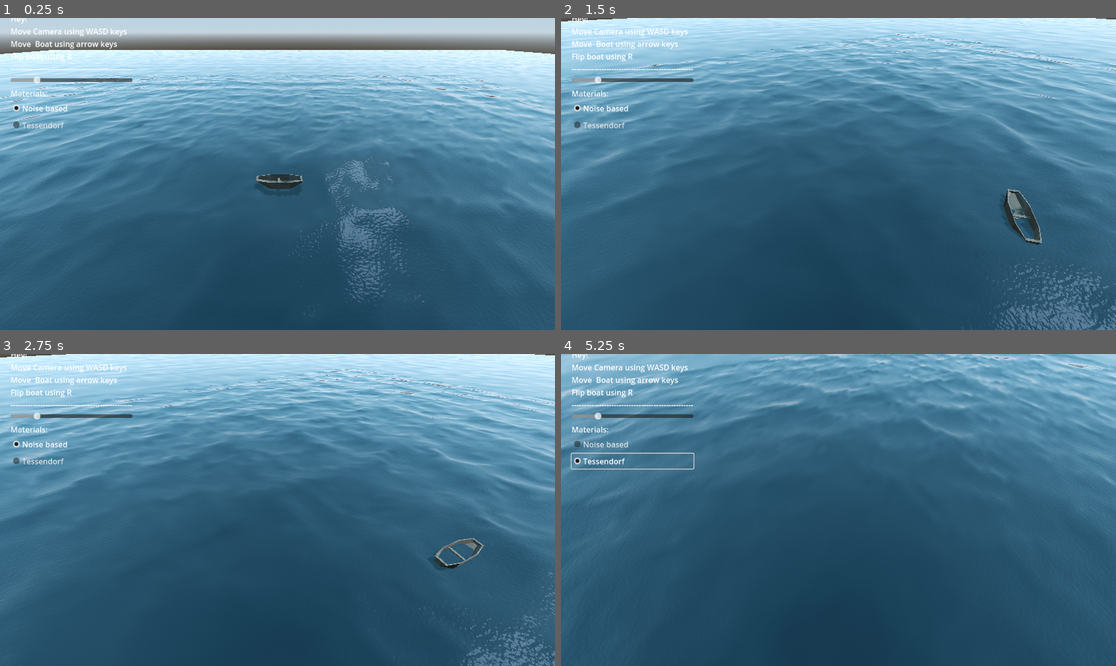
Above: before the commit, frames 1-4 (two rows, left to right).
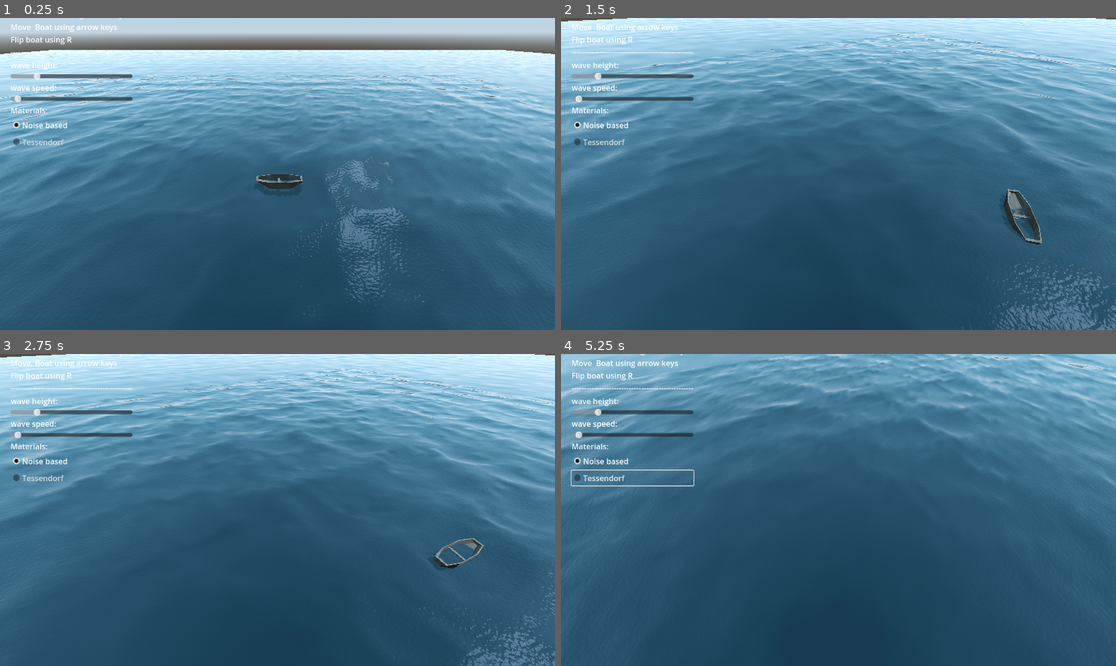
Above: after the commit, the same moments.

Repository: D0V4HKIIN/cs-341-computer-graphics-project
Game: Godot game, scene res://Main.tscn
The game is run twice, just before and just after one commit, with the same random seed, the same clock (stepped at 60 frames per second) and the same inputs.
Inputs (mouse positions are in pixels of both pictures, inside the frame that each line leads up to):
- Up to frame 1 (0.25 s): no input
- Up to frame 2 (1.5 s): move the mouse to (960, 158) at 0.52 s; press the mouse at (960, 158) at 0.53 s; hold Right (boat_right) 0.53-1.28 s; move the mouse to (727, 189) at 1.27 s; release the mouse at (727, 189) at 1.28 s; hold Down (boat_back) from 1.28 s (still down); click (727, 189) at 1.35 s
- Up to frame 3 (2.75 s): move the mouse to (333, 441) at 2.02 s; release Down (boat_back) at 2.03 s; press the mouse at (333, 441) at 2.03 s; hold Right (boat_right) from 2.03 s (still down)
- Up to frame 4 (5.25 s): move the mouse to (810, 572) at 2.77 s; release Right (boat_right) at 2.78 s; release the mouse at (810, 572) at 2.78 s; hold Up (boat_forward) 2.78-3.53 s; click (810, 572) at 2.85 s; move the mouse to (1005, 556) at 3.52 s; press the mouse at (1005, 556) at 3.53 s; hold Left (boat_left) 3.53-5.03 s; move the mouse to (672, 463) at 4.27 s; release the mouse at (672, 463) at 4.28 s; click (672, 463) at 4.35 s; move the mouse to (866, 510) at 5.02 s; press the mouse at (866, 510) at 5.03 s; hold Down (boat_back) from 5.03 s (still down)

The runs differ from the first frame. In frame 1, 2.0% of the frame differs, in the area x 1-24%, y 0-41%; in frame 2, 2.2%; in frame 3, 2.2%; in frame 4, 2.7%, in the area x 1-25%, y 0-43%.

Commit message:
water speed

Diff:
--- a/seas-341_captain_hooks_black_pearl/Boat.gd
+++ b/seas-341_captain_hooks_black_pearl/Boat.gd
@@ -43,8 +43,8 @@
 	# buoyancy approximation
 	submerged = false
 	for floater in floaters:
-		var floater_tex_position = Vector2(floater.global_position.x, floater.global_position.z) / 2  + Vector2.ONE * ocean.cpu_time * 0.05 + boat_position_in_water;
-		var depth = ocean.get_water_height(floater_tex_position) - floater.global_position.y
+
+		var depth = ocean.get_water_height(floater.global_position) - floater.global_position.y
 		if depth > 0:
 			submerged = true
 			apply_force(Vector3.UP * float_force * gravity * sqrt(depth), floater.global_position - global_position)
--- a/seas-341_captain_hooks_black_pearl/Ocean.gd
+++ b/seas-341_captain_hooks_black_pearl/Ocean.gd
@@ -10,6 +10,8 @@
 # Random
 var rng = RandomNumberGenerator.new();
 var random_number_xi;
+
+var material : Material;
 
 func getWater():
 	return get_tree().get_nodes_in_group("Water");
@@ -36,22 +38,30 @@
 
 		waterInstance.add_to_group("Water"); # to get the water meshes in the ui
 
+
+	material = get_tree().get_first_node_in_group("Water").get_active_material(0);
+
+
 # Water shader varialbes
 var water_noise : NoiseTexture2D;
 var noise : Image
 var height_scale = 1;
+var wave_speed = 1;
 var noise_frequency = 1;
 
 func update_variables():
 	print("updating variables");
 	var tree = get_tree();
-	var material = tree.get_first_node_in_group("Water").get_active_material(0);
+	material = tree.get_first_node_in_group("Water").get_active_material(0);
 
 	# noise_frequency
 	noise_frequency = material.get("shader_parameter/noise_frequency");
 
 	# height_scale
 	height_scale = material.get("shader_parameter/height_scale");
+
+	# wave speed
+	wave_speed = material.get("shader_parameter/wave_speed");
 
 	# noise texture
 	water_noise = material.get("shader_parameter/noise");
@@ -97,6 +107,8 @@
 
 
 func get_water_height(pos):
+	var boat_position_in_water = material.get("shader_parameter/water_displacement");
+	var floater_tex_position = Vector2(pos.x, pos.z) / 2  + Vector2.ONE * cpu_time * wave_speed + boat_position_in_water;
 	if(noise == null):
 		return 0;
-	return noise_height(pos, cpu_time);
+	return noise_height(floater_tex_position, cpu_time);
--- a/seas-341_captain_hooks_black_pearl/settings2.gd
+++ b/seas-341_captain_hooks_black_pearl/settings2.gd
@@ -7,9 +7,15 @@
 @onready var noise_button = $MarginContainer/VBoxContainer/noise_button;
 @onready var tessendorf_button = $MarginContainer/VBoxContainer/tessendorf_button;
 
-func _on_h_slider_value_changed(value):
+func change_wave_height(value):
 	for water in get_tree().get_nodes_in_group("Water"):
 		water.get_active_material(0).set("shader_parameter/height_scale", value);
+	ocean.update_variables();
+
+func change_wave_speed(value):
+	print(value)
+	for water in get_tree().get_nodes_in_group("Water"):
+		water.get_active_material(0).set("shader_parameter/wave_speed", value);
 	ocean.update_variables();
 
 
--- a/seas-341_captain_hooks_black_pearl/settings2.tscn
+++ b/seas-341_captain_hooks_black_pearl/settings2.tscn
@@ -45,15 +45,26 @@
 Flip boat using R
 -------------------------------------------------"
 
-[node name="HSlider" type="HSlider" parent="MarginContainer/VBoxContainer"]
+[node name="wave height label" type="Label" parent="MarginContainer/VBoxContainer"]
+layout_mode = 2
+text = "wave height:
+"
+
+[node name="wave_height slider" type="HSlider" parent="MarginContainer/VBoxContainer"]
 layout_mode = 2
 max_value = 10.0
 step = 0.5
 value = 2.0
 
-[node name="MarginContainer" type="MarginContainer" parent="MarginContainer/VBoxContainer"]
+[node name="wave speed label" type="Label" parent="MarginContainer/VBoxContainer"]
 layout_mode = 2
-size_flags_stretch_ratio = 5.0
+text = "wave speed:"
+
+[node name="wave speed slider" type="HSlider" parent="MarginContainer/VBoxContainer"]
+layout_mode = 2
+max_value = 3.0
+step = 0.05
+value = 0.1
 
 [node name="Label2" type="Label" parent="MarginContainer/VBoxContainer"]
 layout_mode = 2
@@ -71,6 +82,7 @@
 button_group = ExtResource("2_xv8cx")
 text = "Tessendorf"
 
-[connection signal="value_changed" from="MarginContainer/VBoxContainer/HSlider" to="." method="_on_h_slider_value_changed"]
+[connection signal="value_changed" from="MarginContainer/VBoxContainer/wave_height slider" to="." method="change_wave_height"]
+[connection signal="value_changed" from="MarginContainer/VBoxContainer/wave speed slider" to="." method="change_wave_speed"]
 [connection signal="pressed" from="MarginContainer/VBoxContainer/noise_button" to="." method="_noise_pressed"]
 [connection signal="pressed" from="MarginContainer/VBoxContainer/tessendorf_button" to="." method="_tessendorf_pressed"]
--- a/seas-341_captain_hooks_black_pearl/water_noise_based.gdshader
+++ b/seas-341_captain_hooks_black_pearl/water_noise_based.gdshader
@@ -7,6 +7,7 @@
 // variables that affect the water
 uniform float height_scale;
 uniform float noise_frequency;
+uniform float wave_speed;
 
 uniform sampler2D noise;
 uniform sampler2D normalmap;
@@ -34,7 +35,7 @@
 
 void vertex() {
 	vec3 world_pos = (MODEL_MATRIX * vec4(VERTEX, 1.0)).xyz;
-	tex_position = world_pos.xz / 2.0 + cpu_time * 0.05 + water_displacement;
+	tex_position = world_pos.xz / 2.0 + cpu_time * wave_speed + water_displacement;
 
 	vertex_distance = distance(world_pos, vec3(0.0));
 	vertex_distance = clamp(vertex_distance, 0.0, 85.0);
--- a/seas-341_captain_hooks_black_pearl/water_noise_based_material.tres
+++ b/seas-341_captain_hooks_black_pearl/water_noise_based_material.tres
@@ -15,8 +15,9 @@
 render_priority = 0
 shader = ExtResource("1_whmqm")
 shader_parameter/water_displacement = Vector2(0, 0)
-shader_parameter/cpu_time = 113.291
+shader_parameter/cpu_time = 12.96
 shader_parameter/height_scale = 2.0
 shader_parameter/noise_frequency = 0.1
+shader_parameter/wave_speed = 0.05
 shader_parameter/noise = ExtResource("2_1yapn")
 shader_parameter/normalmap = SubResource("NoiseTexture2D_dktfb")
Not shown, added: seas-341_captain_hooks_black_pearl/ship_mesh_neph.obj.import
